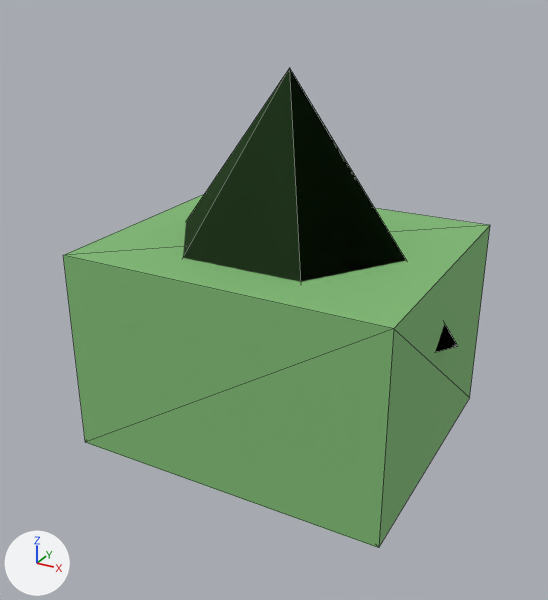
The glTF model public/model/quaternius/nature/BushSmall.glb: old version first, new version second.
Camera for both pictures: a 50 mm lens placed at (0.78, -1.488, 1.072), pointed at (-0.004, -0.062, 0.359). The axes (+X, +Y, +Z) are drawn at lower left. The lights are the same throughout. The older version comes first. Mesh edges are drawn as thin lines. Vertices at exactly the same position are counted once.

Names of what the first picture shows: 'filler_BushSmall'.
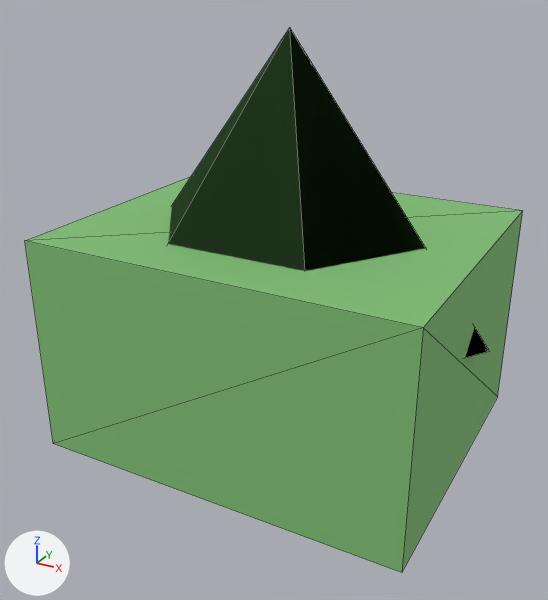
What changed in the scene script:
```text
Change me_bushsmall:
    used by ob_filler_bushsmall; location = (0.0, 0.0, 0.0)
    remove me_bushsmall.from_pydata(...)  # 15 vertices, 22 faces; spans x -0.42..0.42, y -0.333..0.333, z 0.0..0.875
    add me_bushsmall.from_pydata(...)  # 15 vertices, 22 faces; spans x -0.488..0.488, y -0.375..0.375, z 0.0..0.956
    me_bushsmall part 1: the loose piece of 8 vertices spanning x -0.385..0.385, y -0.333..0.333, z 0.0..0.49 is scaled about the mesh origin by (1.17, 1.13, 1.07)
    me_bushsmall part 2: the loose piece of 7 vertices spanning x -0.42..0.42, y -0.318..0.318, z 0.315..0.875 is scaled about its middle by (1.16, 1.12, 1.14), then moved by (0.0, 0.0, 0.043)
```

Boxes (x1, y1, x2, y2) around the edits, measured in the pictures (548 x 600 px; the box of a moved part takes in the faces that stretch with it):
'filler_BushSmall', reshaped (17% wider, 14% taller)
    before: (63, 68, 490, 548)
    after: (25, 28, 523, 573)
part 1 of me_bushsmall, moved or reshaped
    before: (63, 194, 490, 548)
    after: (25, 177, 523, 573)
part 2 of me_bushsmall, moved or reshaped
    before: (183, 68, 458, 352)
    after: (168, 28, 490, 358)
